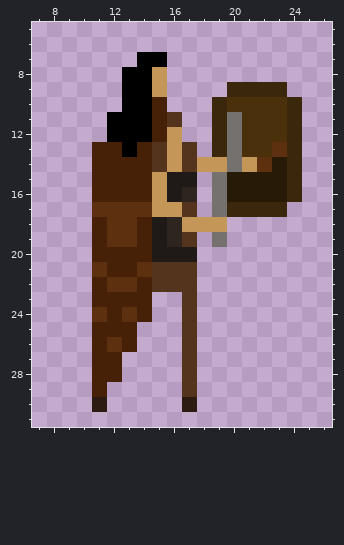
Two states of a pixel-art sprite, Duel/media/knight/knight_block_1.png. The picture above is the old version.
The file is 32x32 pixels. Shown: x 7..26, y 5..31.
New version:
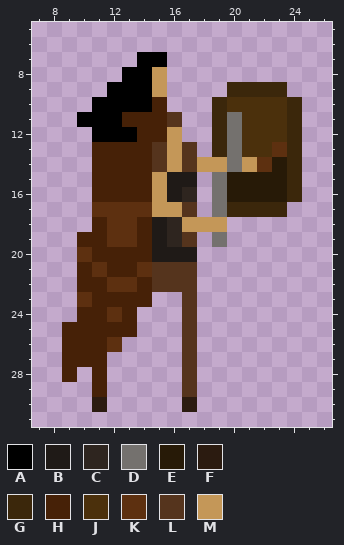
Palette (. is transparent): A #000000  B #1f1a17  C #2e251f  D #74716e  E #271a07  F #2b1b10  G #3b270b  H #462107  J #4b300c  K #5d3010  L #55341d  M #c49758
The exact change:
y 9: x 12 . -> A
y 10: x 11..12 .. -> AA
y 11: x 10..11 .. -> AA; x 13..14 AA -> HH
y 12: x 11 . -> A; x 14 A -> H
y 13: x 13 A -> H
y 19: x 10 . -> H
y 20: x 10 . -> K
y 21..22: x 10 . -> H
y 23: x 10 . -> K
y 24: x 10..14 .KHKH -> HHKH.
y 25: x 9..10 .. -> HH
y 26: x 9..10 .. -> HH; x 13 H -> .
y 27: x 9..10 .. -> HH; x 12 H -> .
y 28: x 9 . -> H; x 12 H -> .
Changed places in both pictures, as pixel boxes (x1, y1, x2, y2):
changed: (77, 82, 152, 157)
changed: (62, 232, 152, 382)
